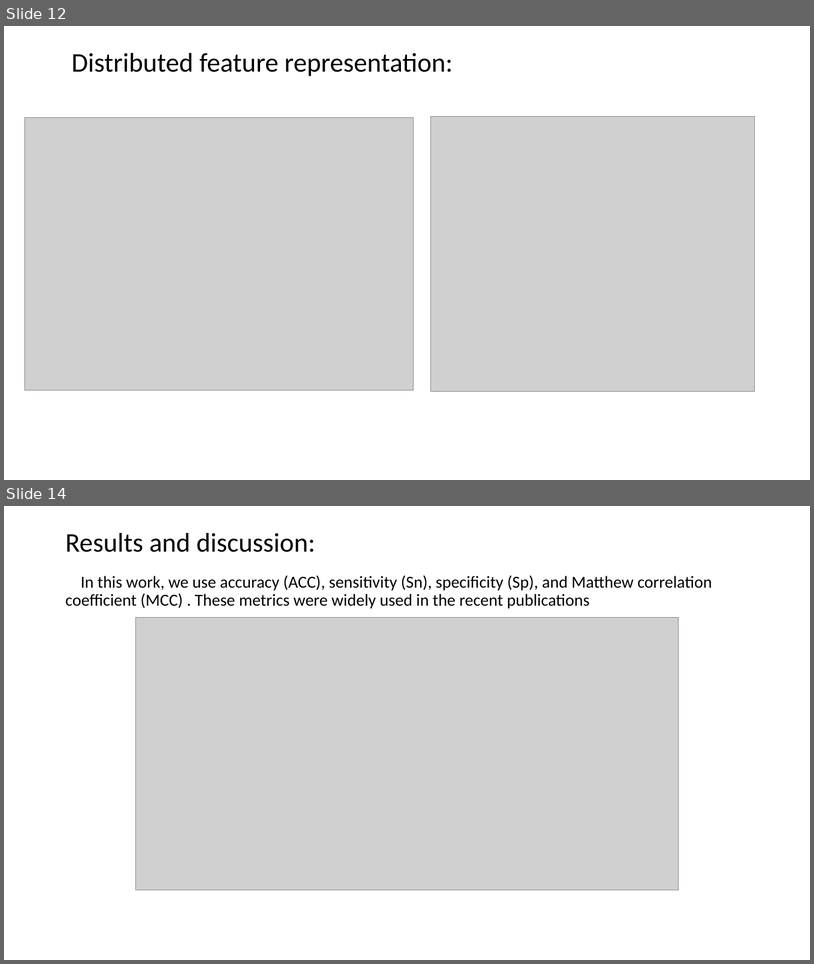
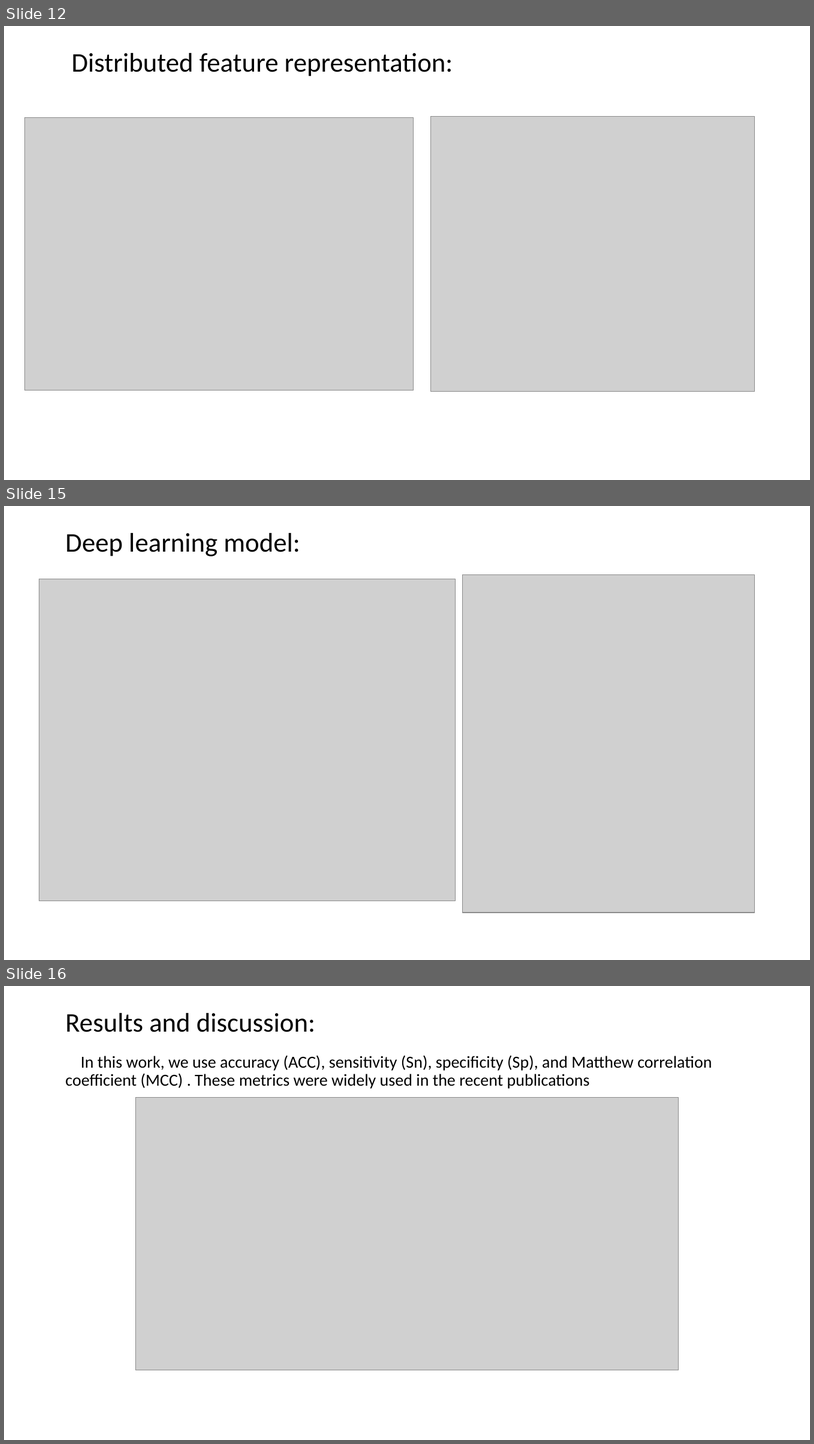
Before and after one commit to YanChengHuang/paper_implement, a slide deck: iN6-Methyl/Presentation/iN6-Methyl.pptx. Shown one above the other, each under a label of ours: slides 12 and 14 before the commit, slides 12, 15 and 16 after it; the slides between them are not shown. The pictures are 814x964 and 814x1444 pixels, drawn with LibreOffice and Linux fonts; fonts in the diff are those of the drawing; grey boxes stand for pictures. Boxes give left, top, right and bottom in pixels: in the first picture for what was removed or moved away, otherwise in the second. Text is boxed around its words. In the diff, an @@ line names an element or a change of style, - is before the commit and + after.

```diff
--- a/iN6-Methyl/Presentation/iN6-Methyl.pptx
+++ b/iN6-Methyl/Presentation/iN6-Methyl.pptx
@@ slide 15 added at box(4, 506, 810, 960), background #FFFFFF @@
@@ title added at box(65, 533, 300, 556), 32 pt, text #000000 @@
+Deep learning model:
@@ picture added at box(462, 574, 755, 912) @@
@@ picture added at box(39, 579, 455, 900) @@
@@ what was slide 14 is now slide 16 @@
```
Also in this commit, not shown: 4 slides changed, 1 other slide added.
